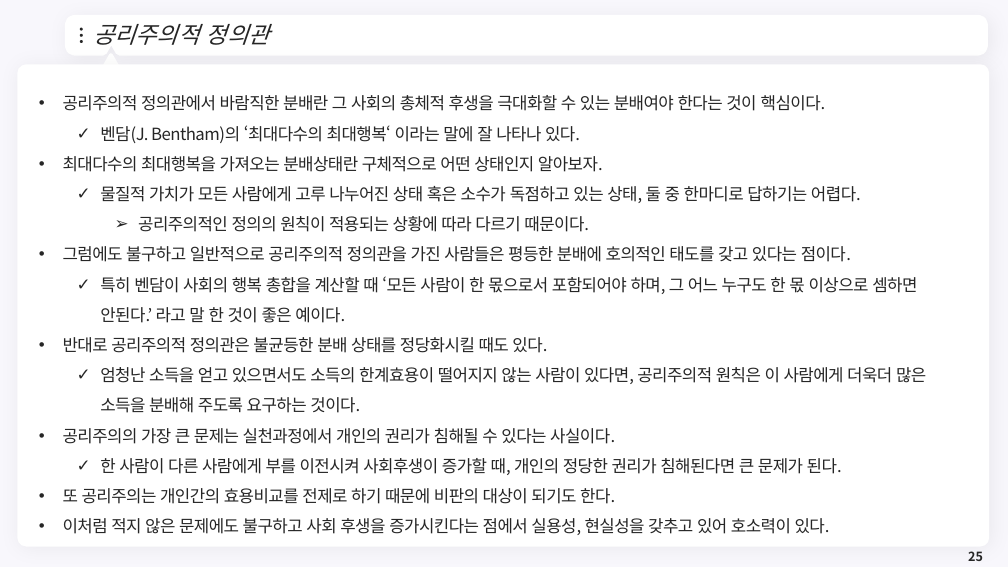
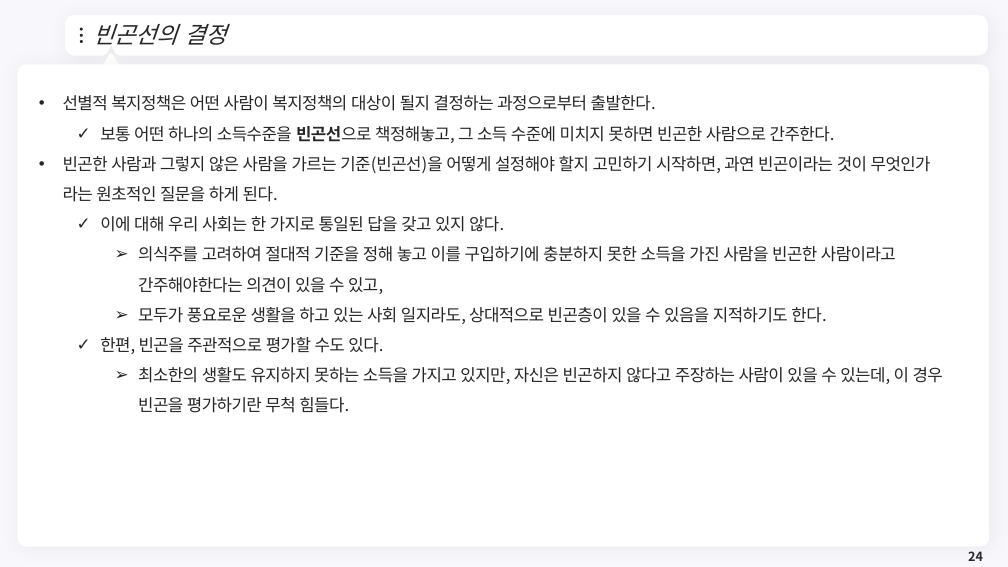
Before and after one commit to meandthey/Teaching, a slide deck: slide 24 of 재정학/01_Lectures/재정학_Chapter_9.pptx (slide 25 before the commit). Drawn at 1008x567 pixels with LibreOffice and Linux fonts; fonts in the diff are those of the drawing; background and template pictures are left out. Boxes give left, top, right and bottom in pixels: in the first picture for what was removed or moved away, otherwise in the second. Text is boxed around its words. In the diff, an @@ line names an element or a change of style, - is before the commit and + after.

```diff
--- a/재정학/01_Lectures/재정학_Chapter_9.pptx
+++ b/재정학/01_Lectures/재정학_Chapter_9.pptx
@@ title at (93, 24, 227, 45): text changed @@
-공리주의적 정의관
+빈곤선의 결정
@@ text removed at (63, 95, 926, 535) @@
-• 공리주의적 정의관에서 바람직한 분배란 그 사회의 총체적 후생을 극대화할 수 있는 분배여야 한다는 것이 핵심이다.
-  ✓ 벤담(J. Bentham)의 ‘최대다수의 최대행복‘ 이라는 말에 잘 나타나 있다.
-• 최대다수의 최대행복을 가져오는 분배상태란 구체적으로 어떤 상태인지 알아보자.
-  ✓ 물질적 가치가 모든 사람에게 고루 나누어진 상태 혹은 소수가 독점하고 있는 상태, 둘 중 한마디로 답하기는 어렵다.
-    ➢ 공리주의적인 정의의 원칙이 적용되는 상황에 따라 다르기 때문이다.
-• 그럼에도 불구하고 일반적으로 공리주의적 정의관을 가진 사람들은 평등한 분배에 호의적인 태도를 갖고 있다는 점이다.
-  ✓ 특히 벤담이 사회의 행복 총합을 계산할 때 ‘모든 사람이 한 몫으로서 포함되어야 하며, 그 어느 누구도 한 몫 이상으로 셈하면 안된다.’ 라고 말 한 것이 좋은 예이다.
-• 반대로 공리주의적 정의관은 불균등한 분배 상태를 정당화시킬 때도 있다.
-  ✓ 엄청난 소득을 얻고 있으면서도 소득의 한계효용이 떨어지지 않는 사람이 있다면, 공리주의적 원칙은 이 사람에게 더욱더 많은 소득을 분배해 주도록 요구하는 것이다.
-• 공리주의의 가장 큰 문제는 실천과정에서 개인의 권리가 침해될 수 있다는 사실이다.
-  ✓ 한 사람이 다른 사람에게 부를 이전시켜 사회후생이 증가할 때, 개인의 정당한 권리가 침해된다면 큰 문제가 된다.
-• 또 공리주의는 개인간의 효용비교를 전제로 하기 때문에 비판의 대상이 되기도 한다.
-• 이처럼 적지 않은 문제에도 불구하고 사회 후생을 증가시킨다는 점에서 실용성, 현실성을 갖추고 있어 호소력이 있다.
@@ text added at (63, 95, 943, 413), 16 pt, text #262626 @@
+• 선별적 복지정책은 어떤 사람이 복지정책의 대상이 될지 결정하는 과정으로부터 출발한다.
+  ✓ 보통 어떤 하나의 소득수준을 빈곤선으로 책정해놓고, 그 소득 수준에 미치지 못하면 빈곤한 사람으로 간주한다.
+• 빈곤한 사람과 그렇지 않은 사람을 가르는 기준(빈곤선)을 어떻게 설정해야 할지 고민하기 시작하면, 과연 빈곤이라는 것이 무엇인가 라는 원초적인 질문을 하게 된다.
+  ✓ 이에 대해 우리 사회는 한 가지로 통일된 답을 갖고 있지 않다.
+    ➢ 의식주를 고려하여 절대적 기준을 정해 놓고 이를 구입하기에 충분하지 못한 소득을 가진 사람을 빈곤한 사람이라고 간주해야한다는 의견이 있을 수 있고,
+    ➢ 모두가 풍요로운 생활을 하고 있는 사회 일지라도, 상대적으로 빈곤층이 있을 수 있음을 지적하기도 한다.
+  ✓ 한편, 빈곤을 주관적으로 평가할 수도 있다.
+    ➢ 최소한의 생활도 유지하지 못하는 소득을 가지고 있지만, 자신은 빈곤하지 않다고 주장하는 사람이 있을 수 있는데, 이 경우 빈곤을 평가하기란 무척 힘들다.
@@ page number at (968, 551, 983, 561): text changed @@
-25
+24
```
Also in this commit, not shown: 4 other slides changed, 4 slides added, 71 other files.
